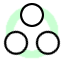
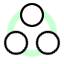
The second 64px x 64px image is a revision of the first. Changes to its layers:
renamed "Background" to "Circle", painted on it over left=5, top=6, right=59, bottom=59
